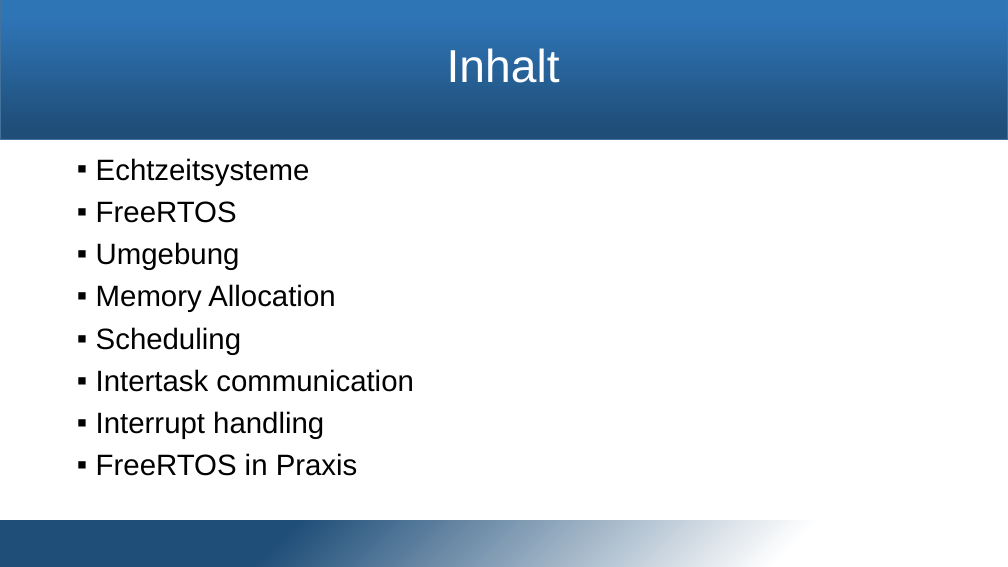
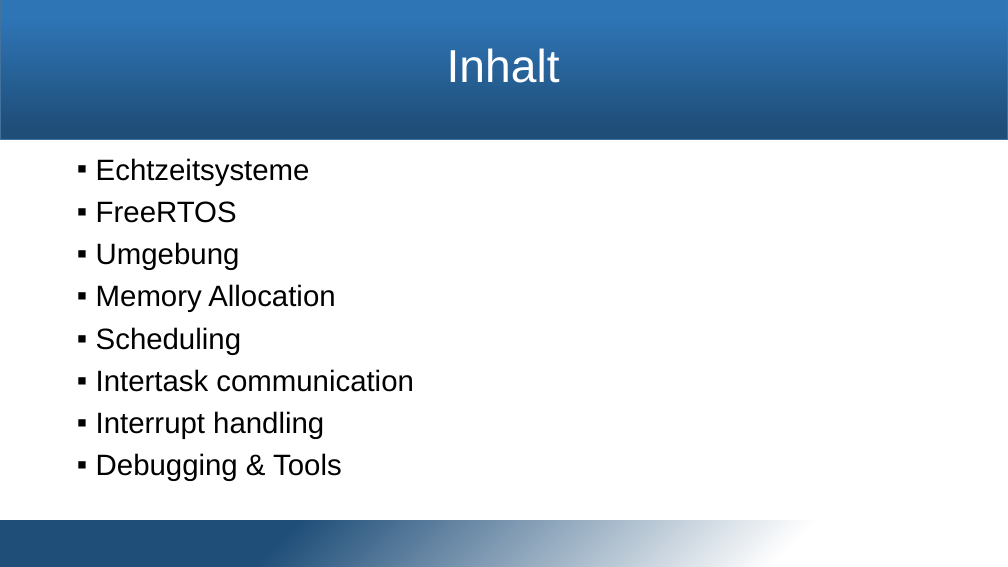
Before and after one commit to snobz/Seminar_BS_2017, a slide deck: slide 2 of Päsi/Seminar Betriebssysteme.pptx. Drawn at 1008x567 pixels with LibreOffice and Linux fonts; fonts in the diff are those of the drawing; background and template pictures are left out. Boxes give left, top, right and bottom in pixels: in the first picture for what was removed or moved away, otherwise in the second. Text is boxed around its words. In the diff, an @@ line names an element or a change of style, - is before the commit and + after.

```diff
--- a/Päsi/Seminar Betriebssysteme.pptx
+++ b/Päsi/Seminar Betriebssysteme.pptx
@@ text at (96, 453, 342, 481): text changed @@
-▪ FreeRTOS in Praxis
+▪ Debugging & Tools
```
Also in this commit, not shown: 8 other slides changed.
